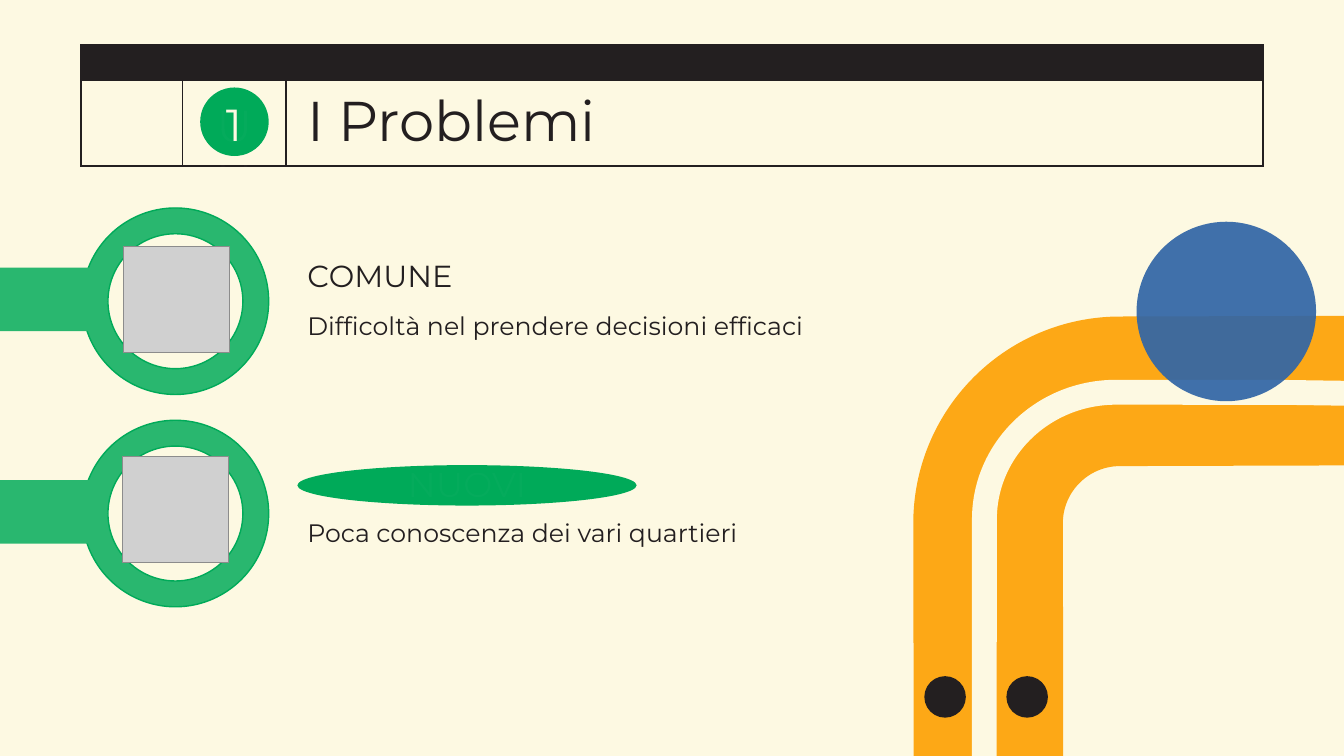
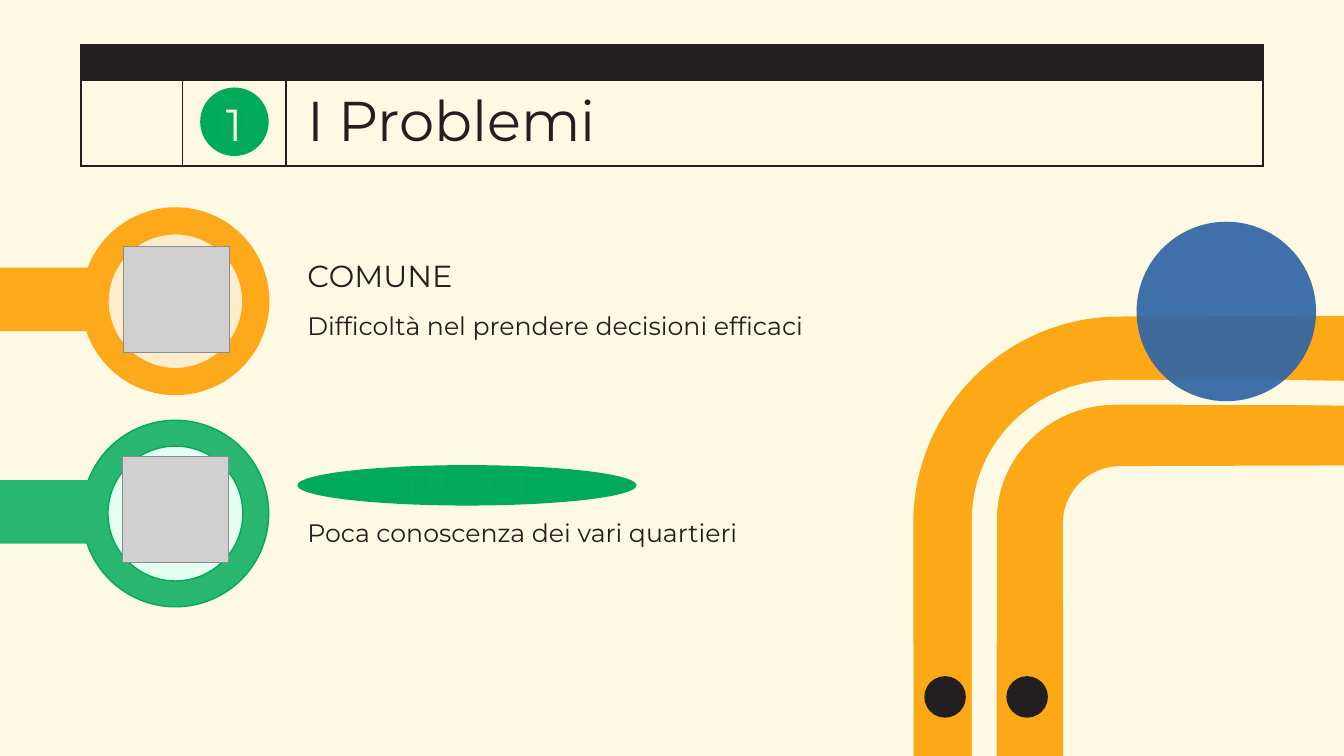
Before and after one commit to lucafano04/progettoIngenieriaSoftware, a slide deck: slide 2 of pitch.pptx. Drawn at 1344x756 pixels with LibreOffice and Linux fonts; fonts in the diff are those of the drawing; grey boxes stand for pictures; background and template pictures are left out. Boxes give left, top, right and bottom in pixels: in the first picture for what was removed or moved away, otherwise in the second. Text is boxed around its words. In the diff, an @@ line names an element or a change of style, - is before the commit and + after.

Commit message:
Modifica slide problemi Modificate le icone nella slide dei problemi e reso giallo il primo tubo

```diff
--- a/pitch.pptx
+++ b/pitch.pptx
@@ ellipse at (x1=83, y1=208, x2=269, y2=394): fill #29B76F to #FEA919; outline #00AA59 1 pt to #FEA919 1 pt @@
@@ ellipse at (x1=108, y1=234, x2=243, y2=369): fill #FDF9E2 to #FFECCC; outline #00AA59 1 pt to #FEA919 1 pt @@
@@ rectangle at (x1=0, y1=267, x2=94, y2=331): fill #29B76F to #FEA919 @@
@@ ellipse at (x1=108, y1=447, x2=243, y2=582): fill #FDF9E2 to #E5FFF2 @@
```
